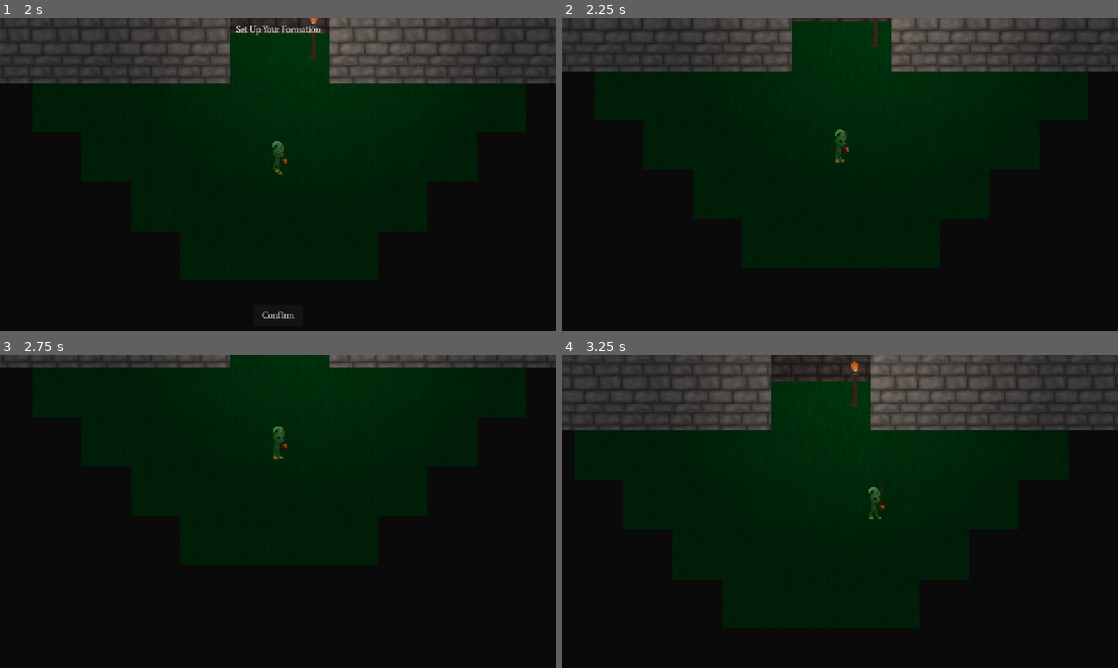
Above: before the commit, frames 1-4 (two rows, left to right).
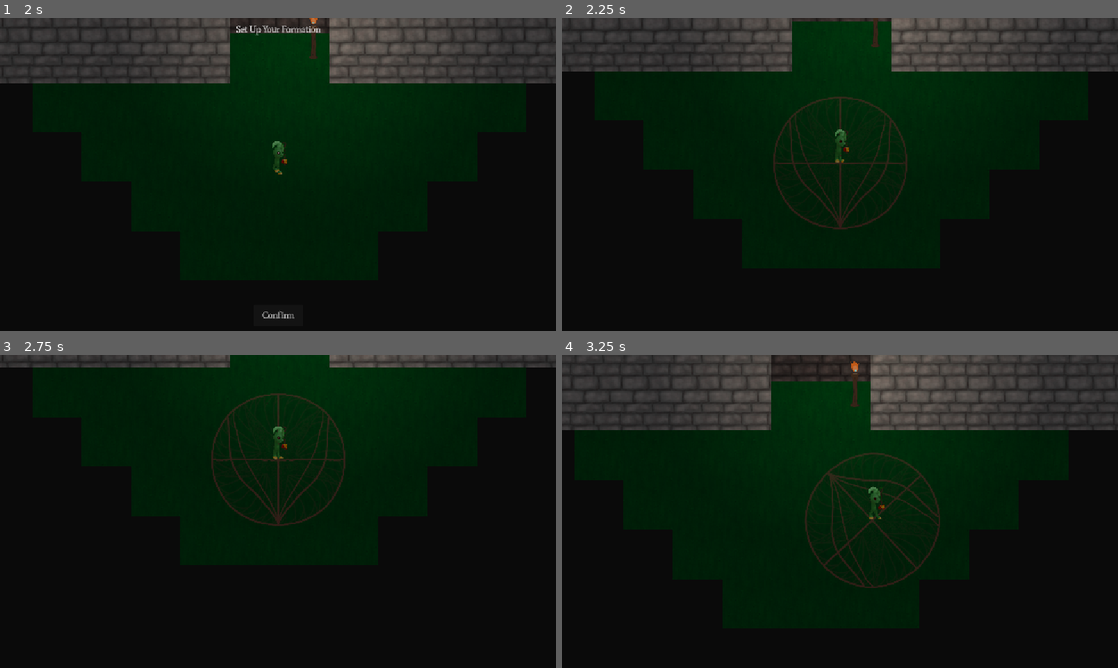
Above: after the commit, the same moments.

Repository: HoneyPony/impish-descent-future
Game: Godot game, scene res://MainMenu.tscn
Two runs of this game, one before a commit and one after it. Both use one fixed random seed, a clock stepped at 60 frames per second and the inputs below.
Inputs (mouse positions are in pixels of both pictures, inside the frame that each line leads up to):
- Up to frame 1 (2 s): click "Play" at 0.5 s; click "Confirm" at 1.25 s
- Up to frame 2 (2.25 s): click "Confirm" at 2 s
- Up to frame 3 (2.75 s): no input
- Up to frame 4 (3.25 s): move the mouse to (840, 445) at 2.77 s; press the mouse at (840, 445) at 2.78 s; hold D (player_right) from 2.78 s (still down)

Frame 1 is identical in both runs. In frame 2, 1.1% of the frame differs, in the area x 38-63%, y 25-68%; in frame 3, 1.1%; in frame 4, 1.2%, in the area x 43-68%, y 31-75%.

Commit message:
Work on formation visuals; fix neutral pos computation

Diff:
--- a/GS.gd
+++ b/GS.gd
@@ -172,6 +172,14 @@
 
 var current_army      = []
 var current_formation = []
+
+# Formation idea:
+# - Have a list of "available formation positions",
+#   with closer positions sorted earlier.
+# - Whenever an imp is spawned, it picks one of the available formation positions
+#   as its position.
+# - Whenever an imp dies, it puts its position back into the pool.
+
 
 func pick_nonbreaking_imp():
 	return valid_imps[nonbreaking_imps.pick_random()]
--- a/level_base.tscn
+++ b/level_base.tscn
@@ -11,7 +11,12 @@
 [ext_resource type="Script" uid="uid://bj7vvgyka0aft" path="res://ui/formation_menu.gd" id="10_t5hyg"]
 [ext_resource type="Texture2D" uid="uid://cqxtrwo0fj1wb" path="res://relics/relic0.png" id="12_w2t3q"]
 [ext_resource type="Script" uid="uid://cejur8ehkbc8c" path="res://relic_icon.gd" id="13_50h4x"]
+[ext_resource type="Texture2D" uid="uid://cpbatt7pbv0j3" path="res://formation/formation.png" id="13_fbe54"]
 [ext_resource type="Script" uid="uid://dsl5sdm752l86" path="res://players/imp_formation.gd" id="14_pvn8g"]
+
+[sub_resource type="CanvasItemMaterial" id="CanvasItemMaterial_fbe54"]
+blend_mode = 1
+light_mode = 1
 
 [node name="Level" type="Node2D"]
 y_sort_enabled = true
@@ -269,6 +274,14 @@
 [node name="ImpFormation" type="Node2D" parent="ImpStartPos" groups=["ImpFormation"]]
 script = ExtResource("14_pvn8g")
 
+[node name="Circle" type="Sprite2D" parent="ImpStartPos/ImpFormation"]
+unique_name_in_owner = true
+modulate = Color(0.498039, 0, 0.152941, 0.396078)
+z_index = -100
+material = SubResource("CanvasItemMaterial_fbe54")
+scale = Vector2(0.7, 0.7)
+texture = ExtResource("13_fbe54")
+
 [connection signal="pressed" from="UpgradeMenu/Control/SuccessMenu/ConfirmButton" to="UpgradeMenu/Control/SuccessMenu" method="_on_confirm_button_pressed"]
 [connection signal="pressed" from="UpgradeMenu/Control/DefeatMenu/MainMenu" to="UpgradeMenu/Control/DefeatMenu" method="_on_main_menu_pressed"]
 [connection signal="pressed" from="UpgradeMenu/Control/DefeatMenu/Retry" to="UpgradeMenu/Control/DefeatMenu" method="_on_retry_pressed"]
--- a/players/imp_formation.gd
+++ b/players/imp_formation.gd
@@ -2,6 +2,8 @@
 class_name ImpFormation
 
 var edited_player: Player = null
+
+@onready var circle = %Circle
 
 func _ready() -> void:
 	# Reparent ourselves off of the ImpStartPos. This makes sure our starting
@@ -20,10 +22,12 @@
 	for player in players:
 		# Get the player's target position
 		var target = global_transform * player.formation_position
-		# Compute the player's 'where should we be for this to be neutral' target,
-		# which is our current position + the target formation - their position?
-		pos += player.global_position - (target - player.global_position)
+		# Compute the player's 'where should we be for this to be neutral' target
+		var our_rel_pos: Vector2 = player.global_position + global_position - target
+		pos += our_rel_pos
 	pos /= players.size()
+
+
 
 	#global_position += (pos - global_position) * 0.05
 
@@ -35,6 +39,11 @@
 
 	global_position += vel * delta #* 4.0
 
+	var dist: float = (circle.global_position - pos).length()
+	var circle_vis: float = 1.0 - clamp(dist / 50.0, 0.0, 1.0)
+	circle.self_modulate.a = 1.0 #circle_vis
+	circle.global_position = pos
+
 	# We need to use the global mouse position versus our own position, because
 	# the local mouse position is affected by our own rotation.
 
Binary file added: formation/formation.png
Not shown, added: formation/formation.png.import
Not shown: 1 places in level_base.tscn that only renumber resources
Not shown, added: formation/formation.kra
Not shown, added: formation/formation.kra~
